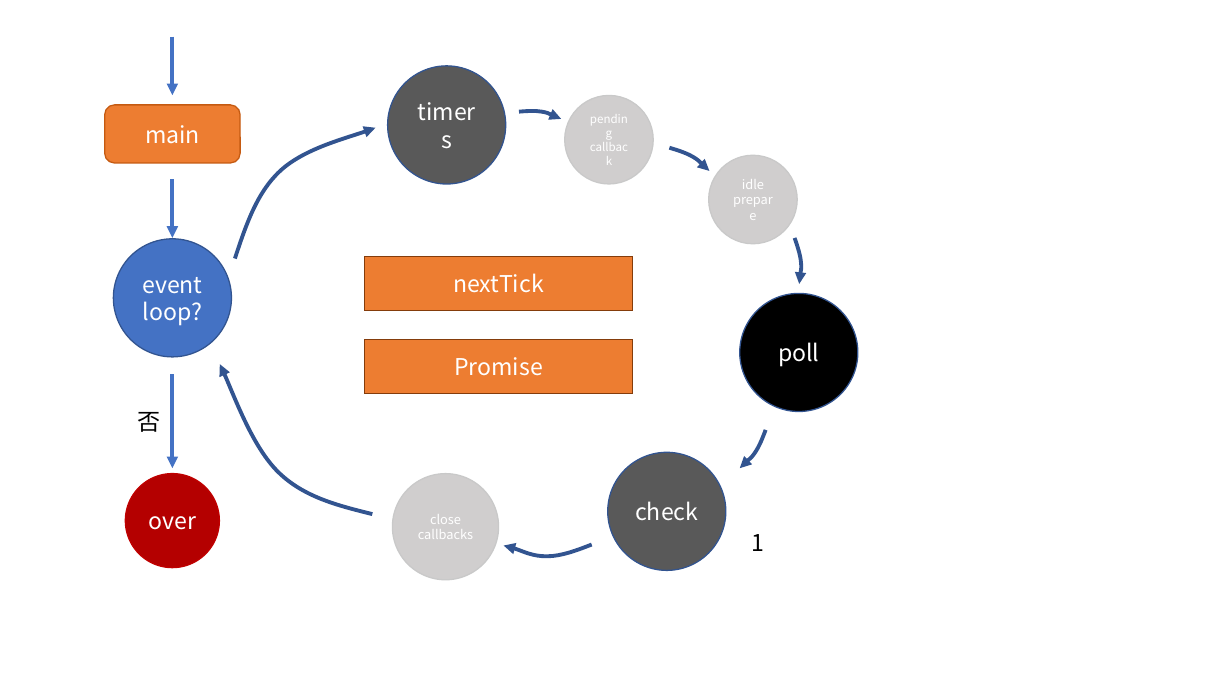
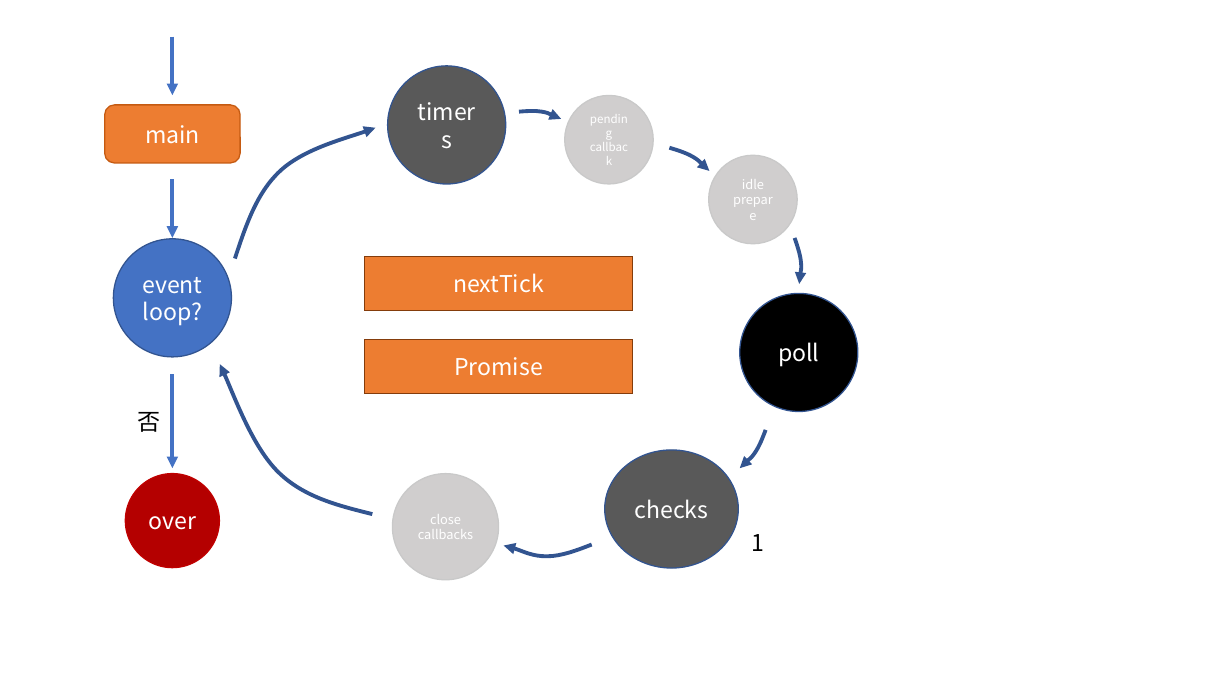
Before and after one commit to 1162941377/Node, a slide deck: slide 1 of 课件.pptx. Drawn at 1232x693 pixels with LibreOffice and Linux fonts; fonts in the diff are those of the drawing. Boxes give left, top, right and bottom in pixels: in the first picture for what was removed or moved away, otherwise in the second. Text is boxed around its words. In the diff, an @@ line names an element or a change of style, - is before the commit and + after.

Commit message:
node_生命周期

```diff
--- a/课件.pptx
+++ b/课件.pptx
@@ ellipse "checks": place and size @@
-ellipse "checks" at box(608, 452, 726, 570)
+ellipse "checks" at box(604, 450, 738, 568)
@@ text in ellipse at box(635, 499, 709, 519): text changed @@
-check
+checks
```
